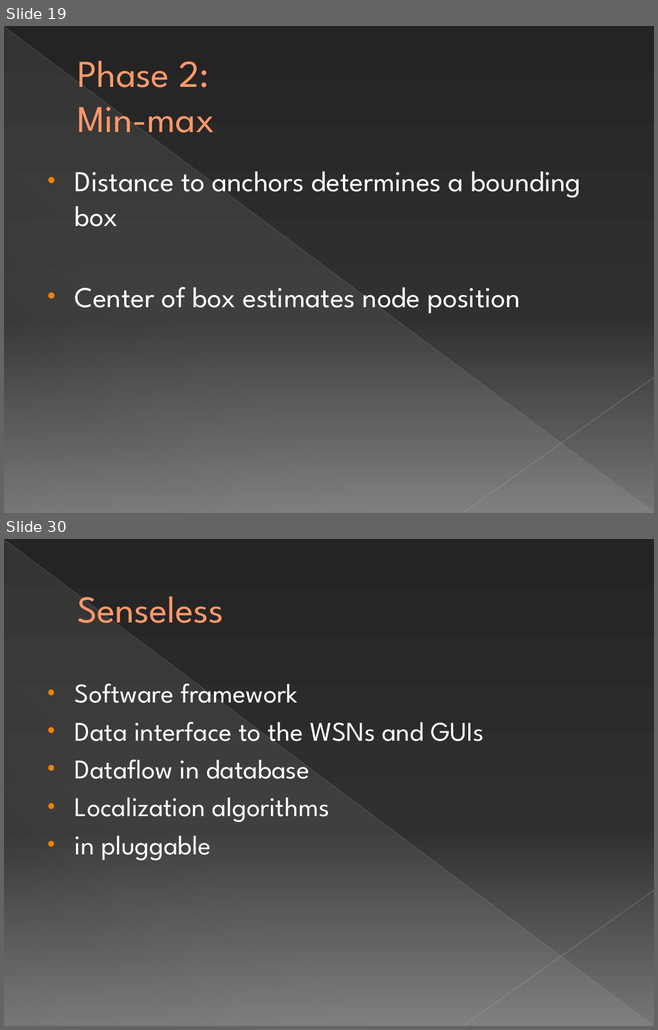
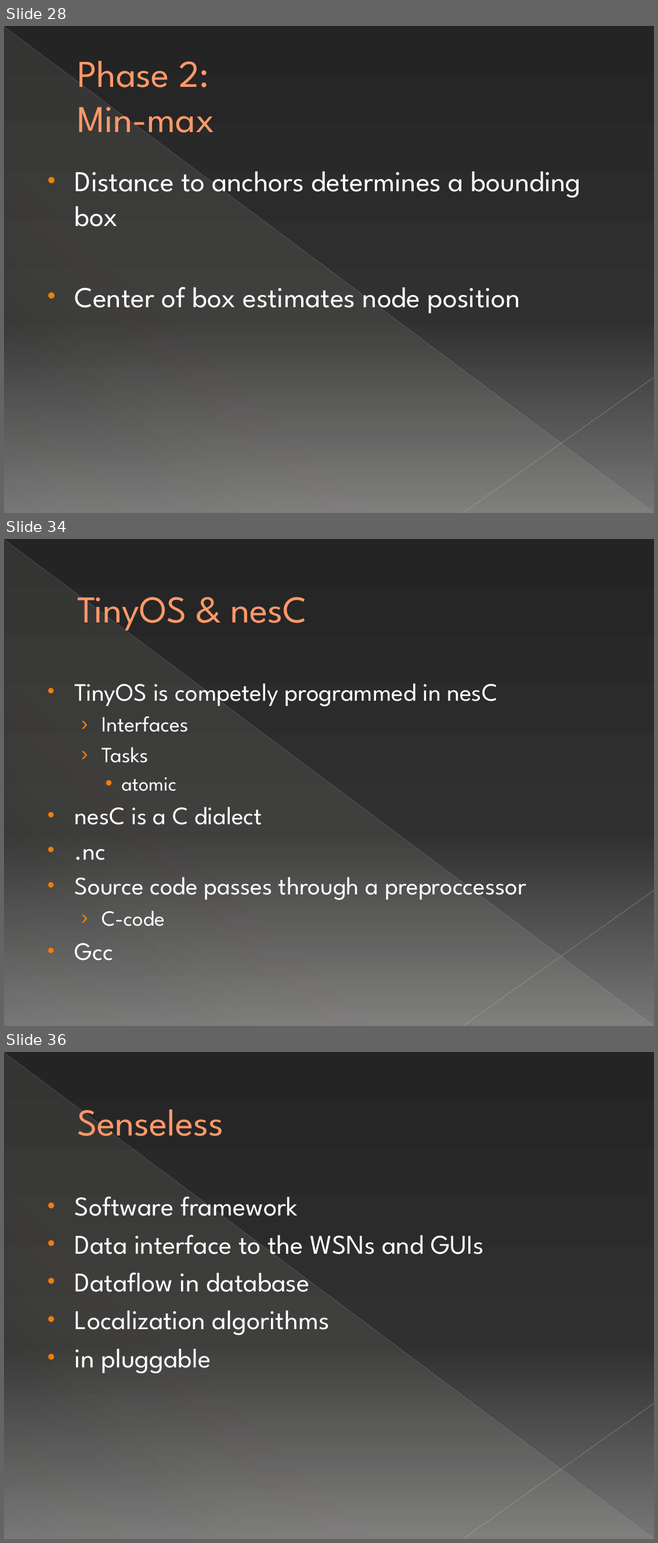
Before and after one commit to michelecorrea3/wsnlocalizationscala, a slide deck: Resources/WSN localization with Senseless framework.pptx. Shown one above the other, each under a label of ours: slides 19 and 30 before the commit, slides 28, 34 and 36 after it; the slides between them are not shown. The pictures are 658x1030 and 658x1543 pixels, drawn with LibreOffice and Linux fonts; fonts in the diff are those of the drawing. Boxes give left, top, right and bottom in pixels: in the first picture for what was removed or moved away, otherwise in the second. Text is boxed around its words. In the diff, an @@ line names an element or a change of style, - is before the commit and + after.

```diff
--- a/Resources/WSN localization with Senseless framework.pptx
+++ b/Resources/WSN localization with Senseless framework.pptx
@@ slide 34 added at bbox=[4, 539, 654, 1026], background gradient #242424 to #303030 to #767676; not listed: 3 template elements that a slide beside it also shows @@
@@ title added at bbox=[77, 594, 306, 634], 42 pt, text #FF9B6A @@
+TinyOS & nesC
@@ text added at bbox=[75, 675, 526, 961], 27.8 pt, text #FFFFFF @@
+• TinyOS is competely programmed in nesC
+  › Interfaces
+  › Tasks
+    • atomic
+• nesC is a C dialect
+• .nc
+• Source code passes through a preproccessor
+  › C-code
+• Gcc
@@ what was slide 19 is now slide 28 @@
@@ what was slide 30 is now slide 36 @@
```
Also in this commit, not shown: 3 slides changed, 15 other slides added, 10 slides removed.
